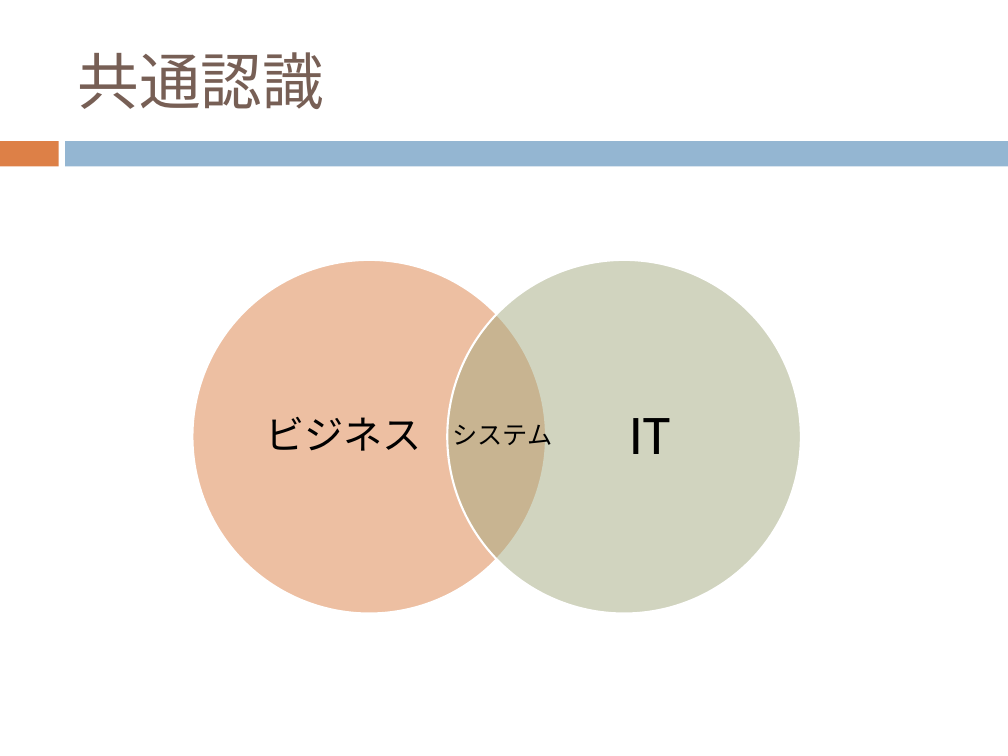
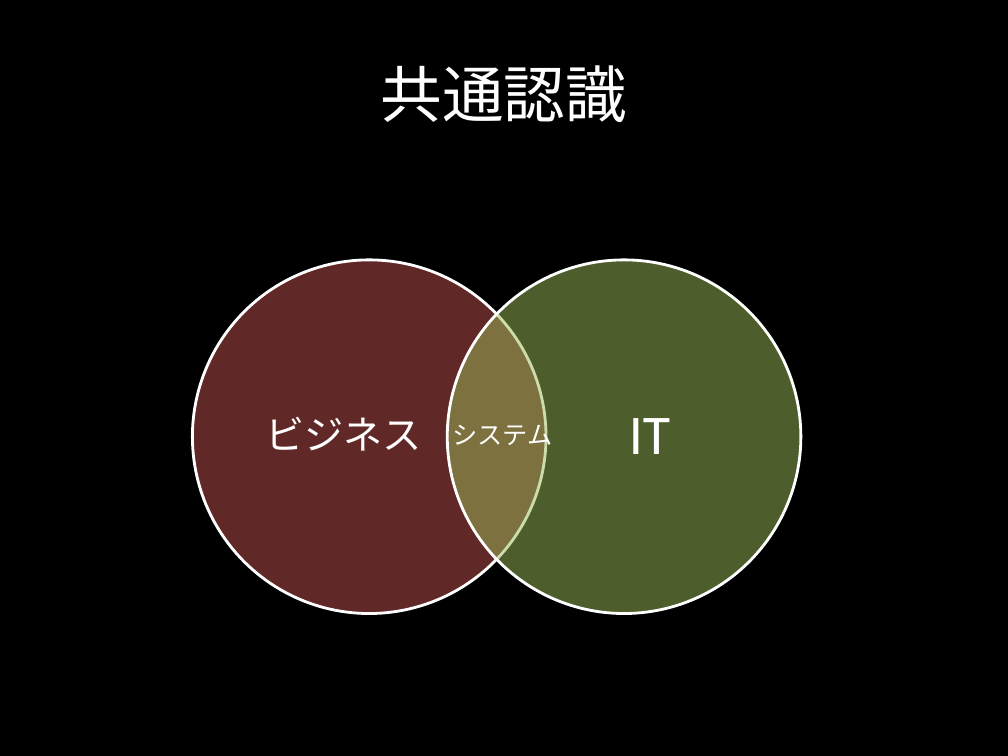
Before and after one commit to citrus1981/document, a slide deck: slide 16 of agile.pptx (slide 13 before the commit). Drawn at 1008x756 pixels with LibreOffice and Linux fonts; fonts in the diff are those of the drawing. Boxes give left, top, right and bottom in pixels: in the first picture for what was removed or moved away, otherwise in the second. Text is boxed around its words. In the diff, an @@ line names an element or a change of style, - is before the commit and + after.

```diff
--- a/agile.pptx
+++ b/agile.pptx
@@ background #FFFFFF to #000000 @@
@@ title "共通認識": place and size @@
-title "共通認識" at [77,52,323,109]
+title "共通認識" at [381,65,627,122]
@@ title "共通認識" at [381,65,627,122]: text colour #775F55 to #FFFFFF; alignment left to centre @@
@@ rectangle removed at [0,141,58,166] @@
@@ rectangle removed at [66,141,1008,166] @@
@@ ellipse at [193,260,546,614]: fill #DD8047 at 50% opacity to #C0504D at 50% opacity; outline #FFFFFF 1.5 pt to #FFFFFF 2 pt @@
@@ ellipse at [448,260,801,614]: fill #A5AB81 at 50% opacity to #9BBB59 at 50% opacity; outline #FFFFFF 1.5 pt to #FFFFFF 2 pt @@
@@ text colour #000000 to #FFFFFF in 3 elements at [452,418,552,450], [265,417,422,451], [629,418,670,454] @@
```
Also in this commit, not shown: 11 other slides changed, 8 slides added, 4 slides removed.
